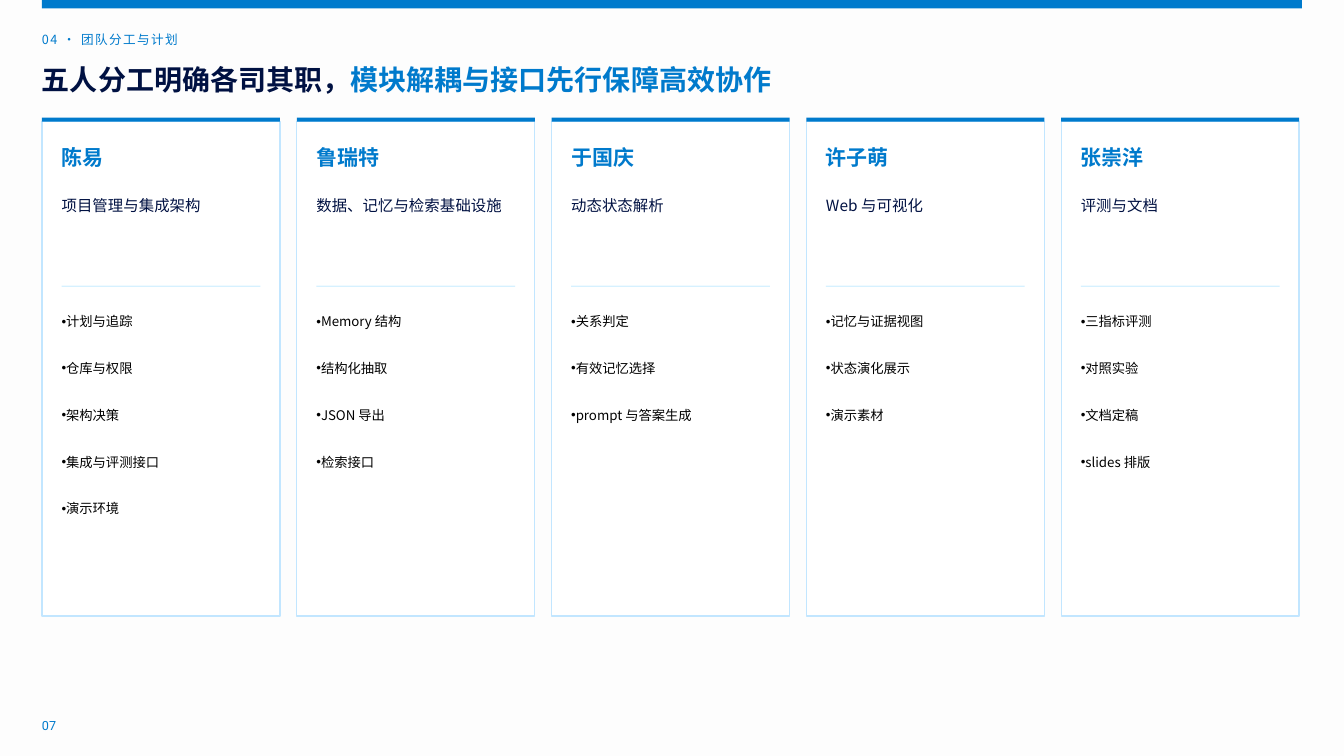
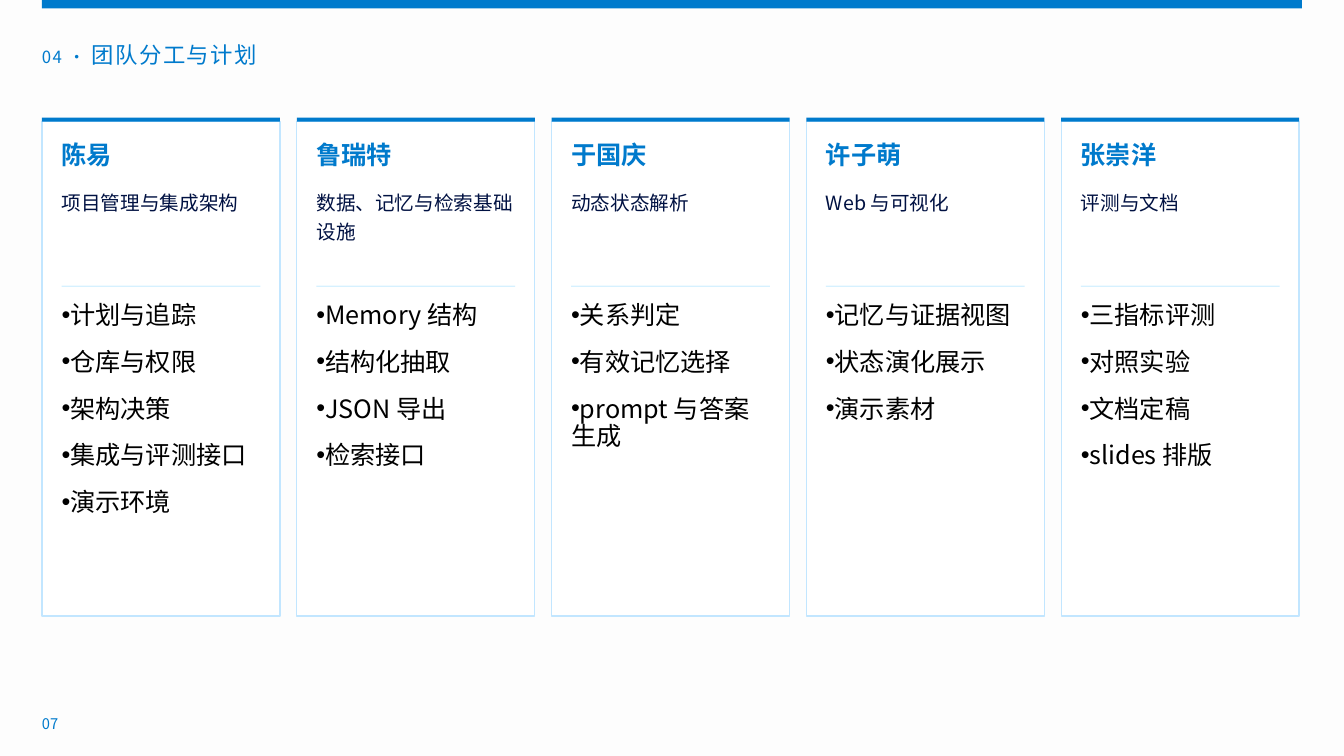
Before and after one commit to Chenyyyyyy666/ZJU-Software-Requirements-Engineering-Project, a slide deck: slide 7 of slides/proposal_ppt.pptx. Drawn at 1344x756 pixels with LibreOffice and Linux fonts; fonts in the diff are those of the drawing. Boxes give left, top, right and bottom in pixels: in the first picture for what was removed or moved away, otherwise in the second. Text is boxed around its words. In the diff, an @@ line names an element or a change of style, - is before the commit and + after.

Commit message:
docs(slides): 更新开题汇报 PPT 与导出 PDF

```diff
--- a/slides/proposal_ppt.pptx
+++ b/slides/proposal_ppt.pptx
@@ text "04 · 团队分工与计划": place and size @@
-text "04 · 团队分工与计划" at [42, 33, 178, 45]
+text "04 · 团队分工与计划" at [42, 44, 257, 65]
@@ text "04 · 团队分工与计划" at [42, 44, 257, 65]: size 9 to 12 pt in "04 ·"; size 9 to 16 pt in "团队分工与计划" @@
@@ text removed at [42, 66, 771, 94] @@
-五人分工明确各司其职，模块解耦与接口先行保障高效协作
@@ size 15 to 18 pt in 5 elements at [62, 142, 112, 167], [316, 142, 392, 166], [571, 142, 647, 167], [826, 142, 902, 167], [1081, 142, 1157, 167] @@
@@ size 11 to 14 pt in 5 elements at [62, 193, 239, 212], [316, 193, 512, 241], [571, 193, 689, 212], [826, 193, 950, 212], [1081, 193, 1179, 212] @@
@@ size 9.5 to 18 pt in 5 elements at [70, 302, 246, 513], [325, 302, 477, 466], [571, 302, 750, 447], [835, 302, 1011, 420], [1090, 302, 1216, 466] @@
@@ text "07" at [42, 718, 58, 729]: size 9 to 10.5 pt, font Roboto to Noto Sans CJK SC @@
```
Also in this commit, not shown: 8 other slides changed, 1 slide added, 1 slide removed, 1 other file.
